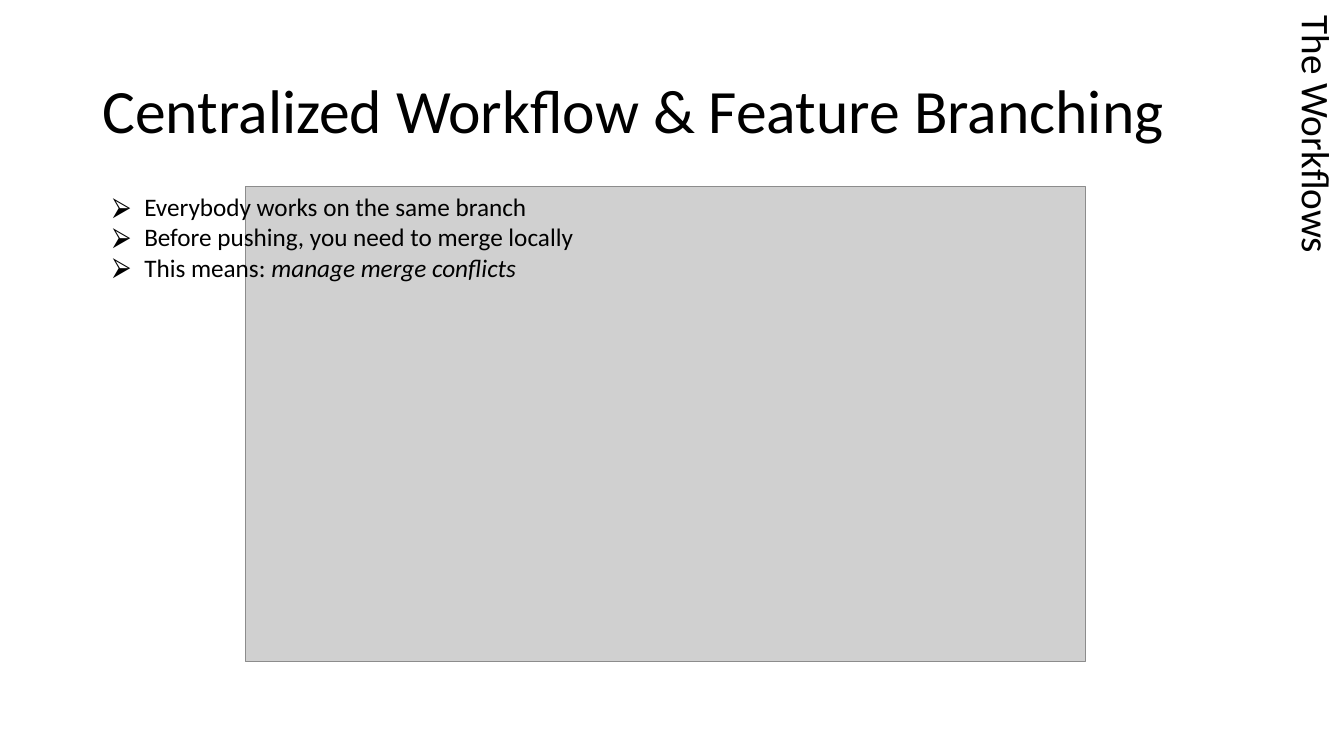
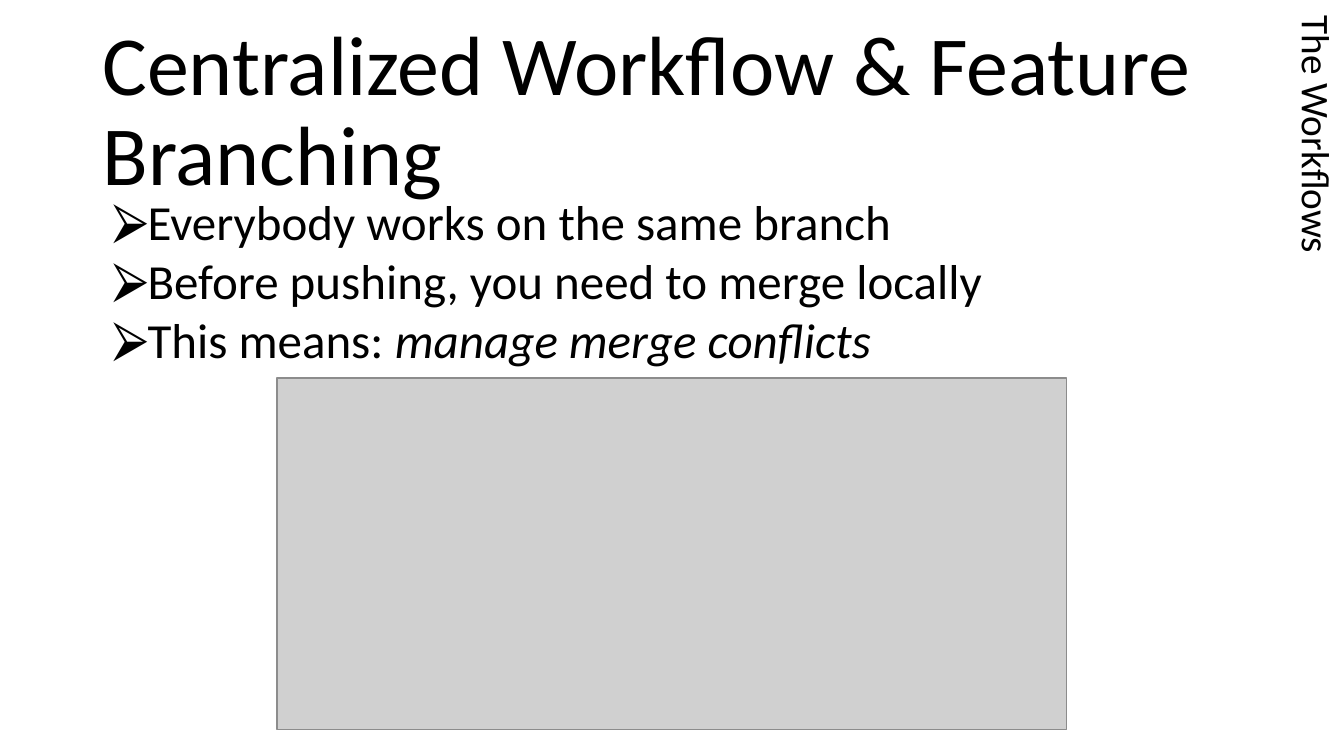
Before and after one commit to HunteRoi/git-training, a slide deck: slide 24 of Formation Git.pptx. Drawn at 1344x756 pixels with LibreOffice and Linux fonts; fonts in the diff are those of the drawing; grey boxes stand for pictures. Boxes give left, top, right and bottom in pixels: in the first picture for what was removed or moved away, otherwise in the second. Text is boxed around its words. In the diff, an @@ line names an element or a change of style, - is before the commit and + after.

```diff
--- a/Formation Git.pptx
+++ b/Formation Git.pptx
@@ title "Centralized Workflow & Feature Branching" at box(102, 36, 1190, 205): size 44 to 60 pt @@
@@ text "Everybody works on the same ..." at box(148, 206, 981, 367): size 18 to 35 pt @@
@@ picture: place and size @@
-picture at box(245, 187, 1085, 662)
+picture at box(277, 378, 1068, 730)
```
Also in this commit, not shown: 32 other slides changed.
